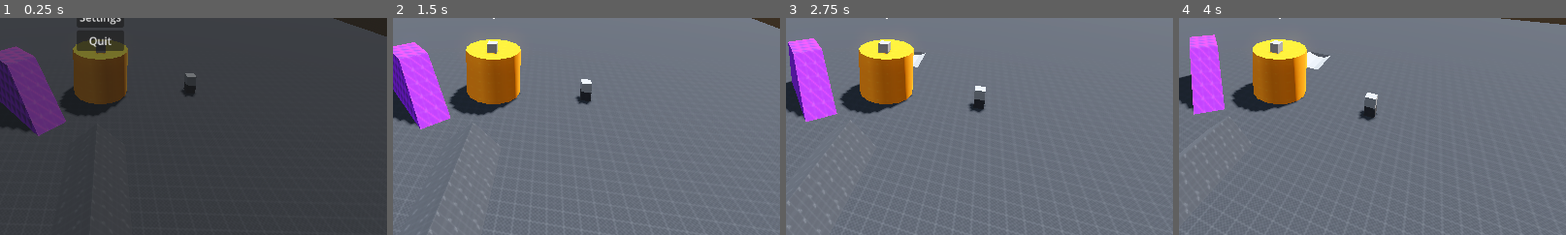
Above: before the commit, frames 1-4 (left to right).
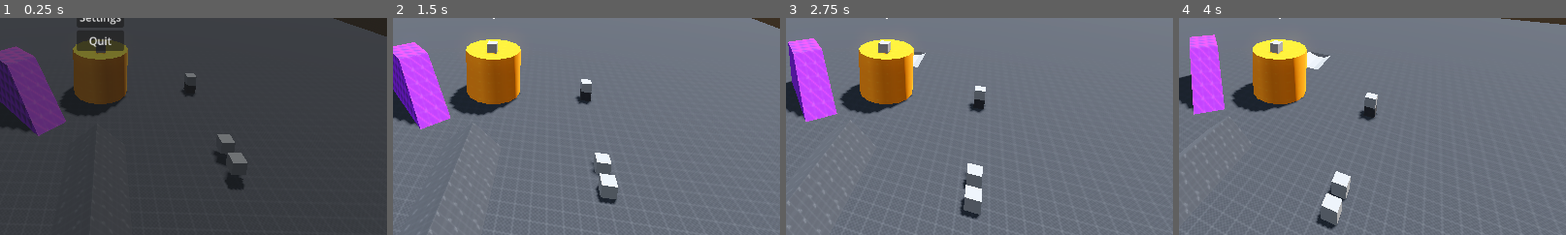
Above: after the commit, the same moments.

Repository: simonkuhlo/Duels1895
Game: Godot game, scene res://Maps/Maps/Testworld/test_world.tscn
The game is run twice, just before and just after one commit, with the same random seed, the same clock (stepped at 60 frames per second) and the same inputs. This scene is started directly instead of the project's main scene.
Inputs (mouse positions are % of the whole screen's width and height, from its top left):
- Up to frame 1 (0.25 s): no input
- Up to frame 2 (1.5 s): click "Resume" at 0.5 s; move the mouse to (55, 50) at 1.27 s; hold W (move_forward) from 1.28 s (still down); hold F (interact) from 1.28 s (still down)
- Up to frame 3 (2.75 s): keep holding W (move_forward); tap Space (jump) at 1.52, 2.27 s; move the mouse to (45, 50) at 2.02 s; release F (interact) at 2.03 s; tap Shift (sprint) at 2.1 s
- Up to frame 4 (4 s): keep holding W (move_forward); move the mouse to (52, 48) at 2.77 s; hold F (interact) 2.78-3.53 s; move the mouse to (49, 52) at 3.52 s; tap Shift (sprint) at 3.6 s; tap Space (jump) at 3.77 s
The pictures show only the part of the screen within x 37-87%, y 50-100%; the shares and areas given below are measured in that part.

The runs differ from the first frame. In frame 1, 0.7% of the frame differs, in the area x 55-64%, y 53-80%; in frame 2, 1.0%; in frame 3, 1.1%; in frame 4, 1.2%, in the area x 35-45%, y 70-98%.

Commit message:
add basic inventory display

Diff:
--- /dev/null
+++ b/Game/Item System/Items/Tool/Weapon/Gun/gun_item.gd
@@ -0,0 +1,2 @@
+extends WeaponItem
+class_name GunItem
--- /dev/null
+++ b/Game/Item System/Items/Tool/Weapon/weapon_item.gd
@@ -0,0 +1,2 @@
+extends ToolItem
+class_name WeaponItem
--- /dev/null
+++ b/Game/Item System/Items/Tool/tool_item.gd
@@ -0,0 +1,2 @@
+extends ItemReference
+class_name ToolItem
--- a/Game/Item System/System/Inventory Element/Slot/inventory_slot.gd
+++ b/Game/Item System/System/Inventory Element/Slot/inventory_slot.gd
@@ -64,6 +64,9 @@
 			item.amount -= added_amount
 			if item.amount <= 0:
 				item = null
+		elif !max_amount:
+			held_item.amount += item.amount
+			item = null
 		return item
 	held_item = item
 	return
--- a/Game/Item System/System/item_reference.gd
+++ b/Game/Item System/System/item_reference.gd
@@ -4,6 +4,7 @@
 @export var uid:StringName
 @export var item_name:String
 @export var description:String
+@export var icon:Texture2D
 
 @export var max_stack_size:int = 100
 
--- a/Game/Item System/System/item_reference_db.gd
+++ b/Game/Item System/System/item_reference_db.gd
@@ -8,6 +8,7 @@
 		content[new.uid] = new
 		changed.emit()
 
+@export var default_icon:Texture2D
 @export var default_world_item_scene:PackedScene
 @export var default_held_item_scene:PackedScene
 
--- /dev/null
+++ b/Game/Item System/Ui/Inventory Visualizer/inventory_visualizer.gd
@@ -0,0 +1,23 @@
+extends Control
+class_name InventoryVisualizer
+
+@export var slot_visualizer_scene:PackedScene
+@export var slot_visualizer_root:Control = self
+
+var represented_inventory:Inventory:
+	set(new):
+		if represented_inventory:
+			represented_inventory.slots_changed.disconnect(visualize_slots)
+		represented_inventory = new
+		if represented_inventory:
+			represented_inventory.slots_changed.connect(visualize_slots)
+		visualize_slots()
+
+func visualize_slots() -> void:
+	for child in slot_visualizer_root.get_children():
+		if child is InventorySlotVisualizer:
+			child.queue_free()
+	for slot in represented_inventory.slots:
+		var visualizer_instance:InventorySlotVisualizer = slot_visualizer_scene.instantiate()
+		visualizer_instance.represented_slot = slot
+		slot_visualizer_root.add_child(visualizer_instance)
--- /dev/null
+++ b/Game/Item System/Ui/Inventory Visualizer/inventory_visualizer.tscn
@@ -0,0 +1,41 @@
+[gd_scene load_steps=3 format=3 uid="uid://byy2ddnfcfr4s"]
+
+[ext_resource type="Script" uid="uid://p5p87m1k61ex" path="res://Game/Item System/Ui/Inventory Visualizer/inventory_visualizer.gd" id="1_jeobg"]
+[ext_resource type="PackedScene" uid="uid://c7owo4y6xoy3w" path="res://Game/Item System/Ui/Slot Visualizer/inventory_slot_visualizer.tscn" id="2_qxo7b"]
+
+[node name="InventoryDisplay" type="Control" node_paths=PackedStringArray("slot_visualizer_root")]
+layout_mode = 3
+anchors_preset = 7
+anchor_left = 0.5
+anchor_top = 1.0
+anchor_right = 0.5
+anchor_bottom = 1.0
+grow_horizontal = 2
+grow_vertical = 0
+size_flags_horizontal = 4
+script = ExtResource("1_jeobg")
+slot_visualizer_scene = ExtResource("2_qxo7b")
+slot_visualizer_root = NodePath("MarginContainer/GridContainer")
+
+[node name="MarginContainer" type="MarginContainer" parent="."]
+layout_mode = 1
+anchors_preset = 7
+anchor_left = 0.5
+anchor_top = 1.0
+anchor_right = 0.5
+anchor_bottom = 1.0
+offset_left = -30.0
+offset_top = -60.0
+offset_right = 30.0
+grow_horizontal = 2
+grow_vertical = 0
+theme_override_constants/margin_left = 5
+theme_override_constants/margin_top = 5
+theme_override_constants/margin_right = 5
+theme_override_constants/margin_bottom = 20
+
+[node name="GridContainer" type="GridContainer" parent="MarginContainer"]
+layout_mode = 2
+theme_override_constants/h_separation = 3
+theme_override_constants/v_separation = 3
+columns = 10
--- /dev/null
+++ b/Game/Item System/Ui/Slot Visualizer/inventory_slot_visualizer.gd
@@ -0,0 +1,41 @@
+extends PanelContainer
+class_name InventorySlotVisualizer
+
+@export_group("Linking")
+@export var icon_display:TextureRect
+@export var amount_display:Label
+
+var represented_slot:InventorySlot:
+	set(new):
+		if represented_slot:
+			represented_slot.item_switched.disconnect(_on_represented_slot_item_switched)
+		represented_slot = new
+		if represented_slot:
+			represented_slot.item_switched.connect(_on_represented_slot_item_switched)
+
+var _mapped_item_instance:ItemInstance:
+	set(new):
+		if _mapped_item_instance:
+			_mapped_item_instance.properties_changed.disconnect(_on_mapped_item_properties_changed)
+		_mapped_item_instance = new
+		if _mapped_item_instance:
+			_mapped_item_instance.properties_changed.connect(_on_mapped_item_properties_changed)
+			var icon_texture:Texture2D = _mapped_item_instance.item_reference.icon
+			if !icon_texture:
+				icon_texture = Items.item_db.default_icon
+			icon_display.texture = icon_texture
+		_on_mapped_item_properties_changed()
+
+func _on_mapped_item_properties_changed() -> void:
+	if !_mapped_item_instance:
+		amount_display.text = ""
+		return
+	var current_amount := str(_mapped_item_instance.amount)
+	var displayed_text:String = current_amount
+	if _mapped_item_instance.item_reference.max_stack_size > 1:
+		var max_amount := str(_mapped_item_instance.item_reference.max_stack_size)
+		displayed_text += "/" + max_amount
+	amount_display.text = displayed_text
+
+func _on_represented_slot_item_switched(new_item:ItemInstance) -> void:
+	_mapped_item_instance = new_item
--- /dev/null
+++ b/Game/Item System/Ui/Slot Visualizer/inventory_slot_visualizer.tscn
@@ -0,0 +1,18 @@
+[gd_scene load_steps=2 format=3 uid="uid://c7owo4y6xoy3w"]
+
+[ext_resource type="Script" uid="uid://b2x4r4phuhx2s" path="res://Game/Item System/Ui/Slot Visualizer/inventory_slot_visualizer.gd" id="1_oof44"]
+
+[node name="InventorySlotVisualizer" type="PanelContainer" node_paths=PackedStringArray("icon_display", "amount_display")]
+custom_minimum_size = Vector2(60, 60)
+script = ExtResource("1_oof44")
+icon_display = NodePath("IconDisplay")
+amount_display = NodePath("AmountDisplay")
+
+[node name="IconDisplay" type="TextureRect" parent="."]
+layout_mode = 2
+
+[node name="AmountDisplay" type="Label" parent="."]
+layout_mode = 2
+size_flags_vertical = 8
+horizontal_alignment = 1
+vertical_alignment = 1
--- a/Maps/Maps/Testworld/test_world.tscn
+++ b/Maps/Maps/Testworld/test_world.tscn
@@ -166,4 +166,14 @@
 parent_map = NodePath("..")
 resource_to_spawn = SubResource("Resource_1jgxu")
 
+[node name="WorldItemSpawner3" parent="." node_paths=PackedStringArray("parent_map") instance=ExtResource("13_kjpmb")]
+transform = Transform3D(1, 0, 0, 0, 1, 0, 0, 0, 1, 9.98266, 1.89255, 12)
+parent_map = NodePath("..")
+resource_to_spawn = SubResource("Resource_x3ct3")
+
+[node name="WorldItemSpawner4" parent="." node_paths=PackedStringArray("parent_map") instance=ExtResource("13_kjpmb")]
+transform = Transform3D(1, 0, 0, 0, 1, 0, 0, 0, 1, 9.98266, 1.89255, 10)
+parent_map = NodePath("..")
+resource_to_spawn = SubResource("Resource_x3ct3")
+
 [connection signal="spawned" from="MultiplayerSpawner" to="." method="_on_multiplayer_spawner_spawned"]
--- a/Maps/System/controlled_entity_ui.gd
+++ b/Maps/System/controlled_entity_ui.gd
@@ -4,6 +4,7 @@
 @export var movement_stamina_bar:EntityStatVisualizer
 @export var ads_stamina_bar:EntityStatVisualizer
 @export var action_stamina_bar:EntityStatVisualizer
+@export var hotbar_inventory_visualizer:InventoryVisualizer
 @export var parent_world:MapInstance:
 	set(new):
 		if parent_world:
@@ -20,11 +21,13 @@
 			movement_stamina_bar.stat_to_represent = controlled_entity.movement_stamina
 			ads_stamina_bar.stat_to_represent = controlled_entity.ads_stamina
 			action_stamina_bar.stat_to_represent = controlled_entity.action_stamina
+			hotbar_inventory_visualizer.represented_inventory = controlled_entity.inventories.inventories[0]
 		else:
 			health_bar.stat_to_represent = null
 			movement_stamina_bar.stat_to_represent = null
 			ads_stamina_bar.stat_to_represent = null
 			action_stamina_bar.stat_to_represent = null
+			hotbar_inventory_visualizer.represented_inventory = null
 
 func _on_controlled_entity_changed(new_entity:EntityBody3D) -> void:
 	controlled_entity = new_entity
--- a/Ui/Ingame/controlled_entity_ui.tscn
+++ b/Ui/Ingame/controlled_entity_ui.tscn
@@ -1,14 +1,16 @@
-[gd_scene load_steps=3 format=3 uid="uid://ca6610awtca8x"]
+[gd_scene load_steps=4 format=3 uid="uid://ca6610awtca8x"]
 
 [ext_resource type="Script" uid="uid://bc0r5k8ng8x47" path="res://Maps/System/controlled_entity_ui.gd" id="1_530x5"]
 [ext_resource type="Script" uid="uid://b2xs1gil3nm6a" path="res://Ui/Ingame/stat_visualizer.gd" id="2_qudam"]
+[ext_resource type="PackedScene" uid="uid://byy2ddnfcfr4s" path="res://Game/Item System/Ui/Inventory Visualizer/inventory_visualizer.tscn" id="3_rdj4f"]
 
-[node name="ControlledEntityUI" type="CanvasLayer" node_paths=PackedStringArray("health_bar", "movement_stamina_bar", "ads_stamina_bar", "action_stamina_bar")]
+[node name="ControlledEntityUI" type="CanvasLayer" node_paths=PackedStringArray("health_bar", "movement_stamina_bar", "ads_stamina_bar", "action_stamina_bar", "hotbar_inventory_visualizer")]
 script = ExtResource("1_530x5")
 health_bar = NodePath("StatsDisplay/HealthBar")
 movement_stamina_bar = NodePath("StatsDisplay/MovementStaminaBar")
 ads_stamina_bar = NodePath("StatsDisplay/AdsStamina")
 action_stamina_bar = NodePath("StatsDisplay/ActionStamina")
+hotbar_inventory_visualizer = NodePath("HotbarInventoryDisplay")
 
 [node name="ColorRect" type="ColorRect" parent="."]
 anchors_preset = 8
@@ -69,3 +71,5 @@
 custom_minimum_size = Vector2(100, 0)
 layout_mode = 2
 script = ExtResource("2_qudam")
+
+[node name="HotbarInventoryDisplay" parent="." instance=ExtResource("3_rdj4f")]
